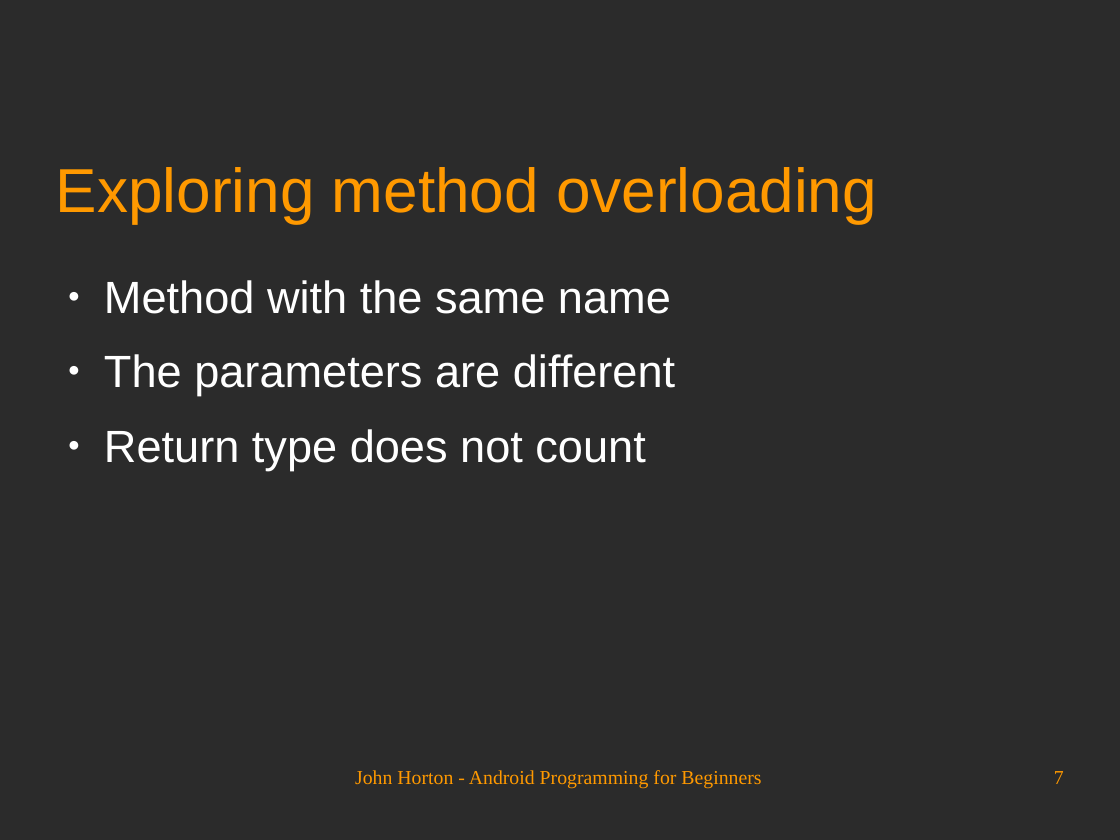
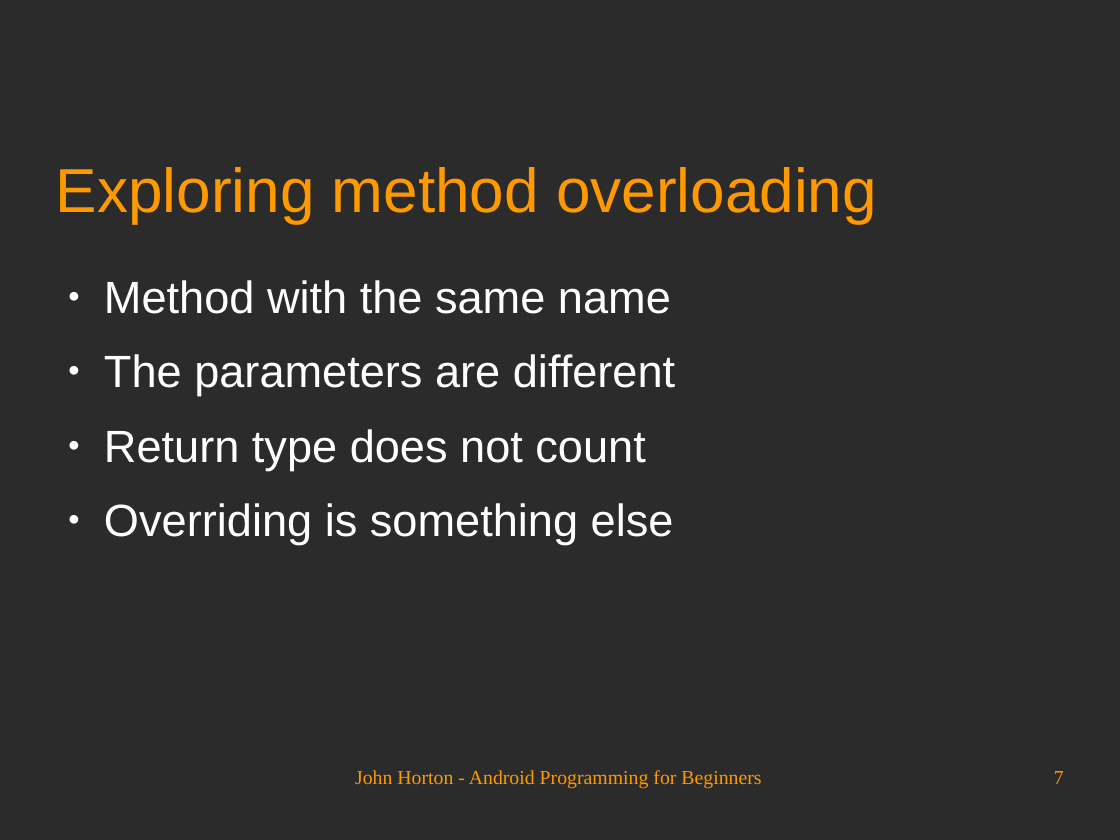
Before and after one commit to Academy-Soft-Intellect/Android-Programming-for-Beginners, a slide deck: slide 7 of 08_Coding_in_Java_Part_2_Methods.odp. Drawn at 1120x840 pixels with LibreOffice and Linux fonts; fonts in the diff are those of the drawing; background and template pictures are left out; a plain dark background stands for a picture behind light text. Boxes give left, top, right and bottom in pixels: in the first picture for what was removed or moved away, otherwise in the second. Text is boxed around its words. In the diff, an @@ line names an element or a change of style, - is before the commit and + after.

```diff
--- a/08_Coding_in_Java_Part_2_Methods.odp
+++ b/08_Coding_in_Java_Part_2_Methods.odp
@@ text at (104, 503, 674, 544): paragraph added @@
+● Overriding is something else
```
Also in this commit, not shown: 1 slide added.
